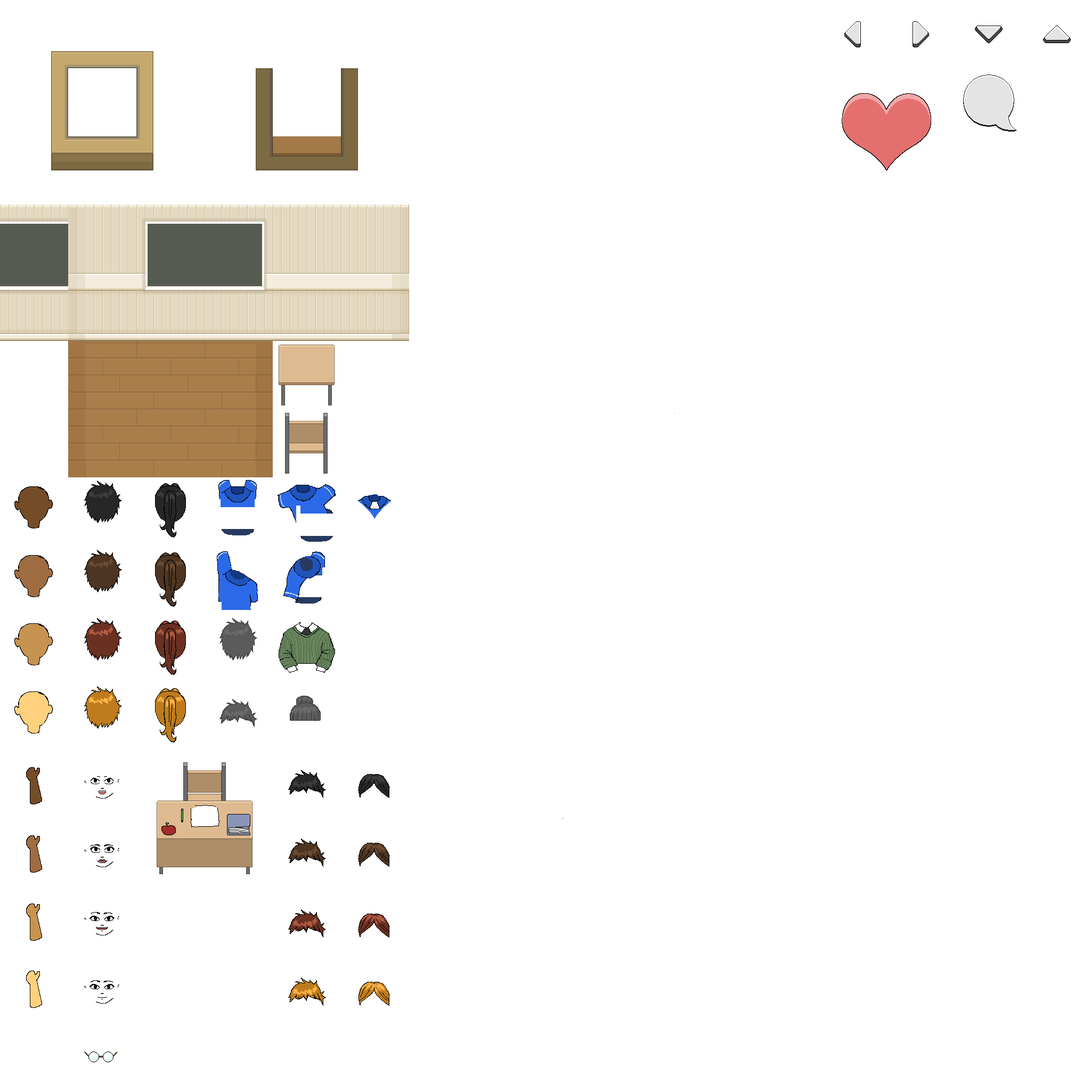
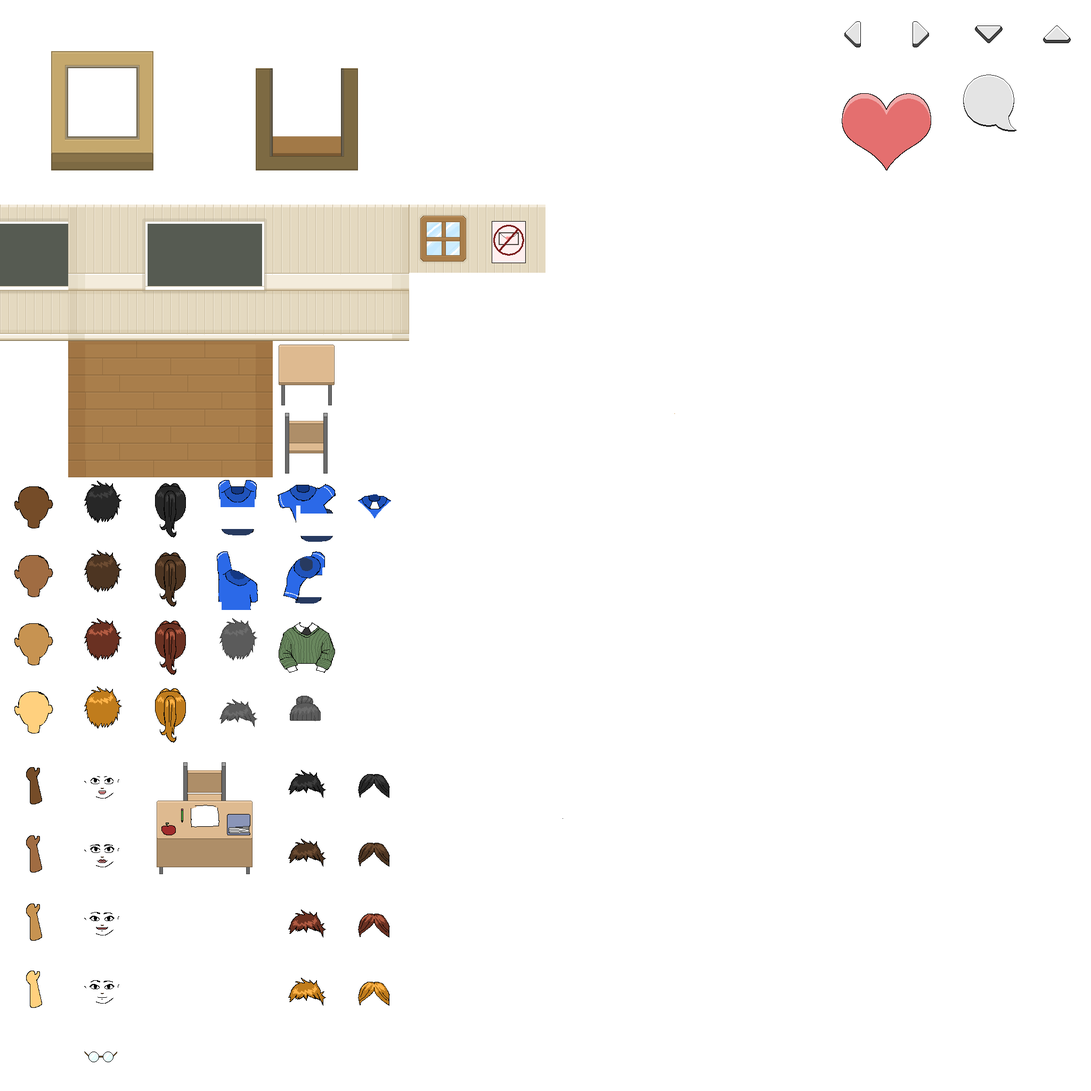
Two versions of the same layered image (1091×1091). Layer-by-layer changes:
added layer "window" above "Layer 28" over [418, 214, 468, 264]
added layer "Layer 29" above "Layer 27" over [493, 224, 525, 256]
added layer "Layer 27" above "classroom" over [491, 221, 527, 264]
renamed "Layer 9" to "classroom", painted on it over [409, 204, 546, 273]
